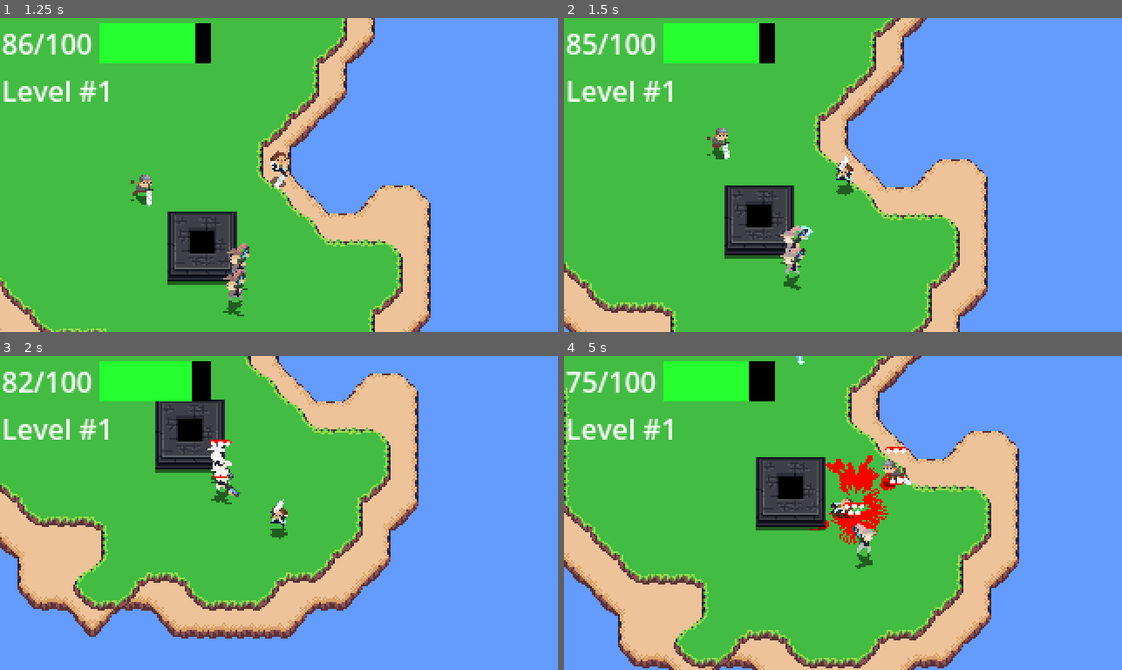
Above: before the commit, frames 1-4 (two rows, left to right).
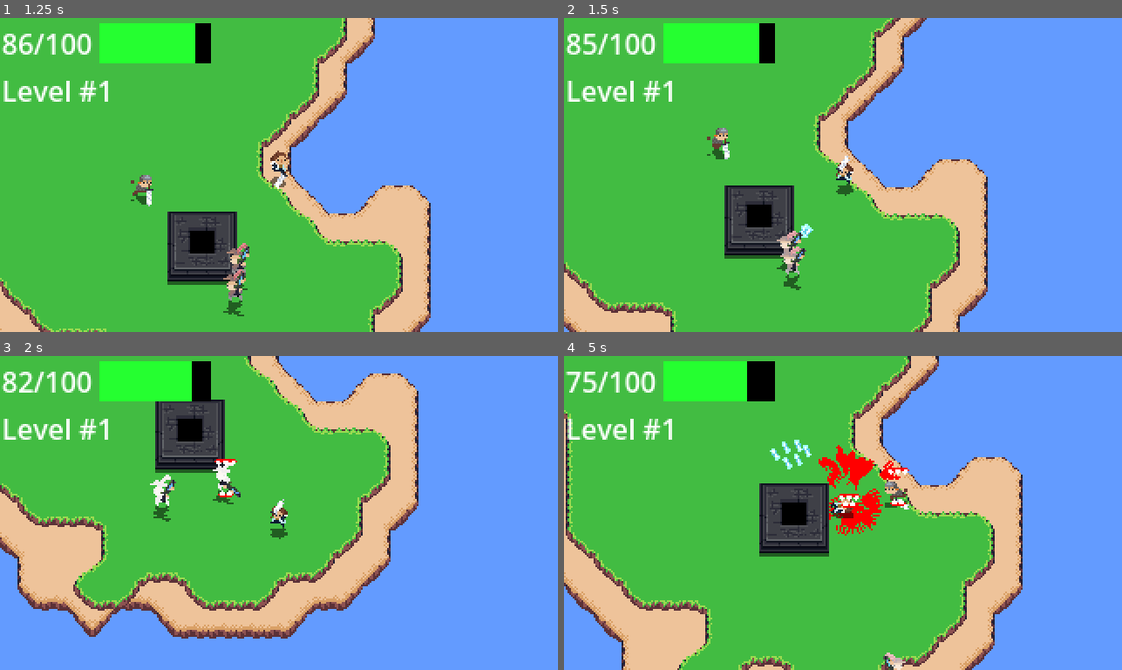
Above: after the commit, the same moments.

Repository: IAmCheeseman/cannibalism-game
Game: Godot game, scene res://scenes/world.tscn
Same seed, same stepped clock (60 frames per second), same inputs: the game is played once before the commit and once after it.
Inputs (mouse positions are in pixels of both pictures, inside the frame that each line leads up to):
- Up to frame 1 (1.25 s): move the mouse to (401, 159) at 0.52 s; hold D (right) from 0.53 s (still down); click (401, 159) at 0.6 s
- Up to frame 2 (1.5 s): move the mouse to (731, 190) at 1.27 s; release D (right) at 1.28 s; hold S (down) from 1.28 s (still down); tap Space (eat) at 1.35 s
- Up to frame 3 (2 s): keep holding S (down)
- Up to frame 4 (5 s): move the mouse to (898, 443) at 2.02 s; release S (down) at 2.03 s; hold D (right) 2.03-2.78 s; click (898, 443) at 2.1 s; move the mouse to (815, 575) at 2.77 s; hold W (up) 2.78-3.53 s; tap Space (eat) at 2.85, 4.35 s; move the mouse to (1010, 560) at 3.52 s; hold A (left) from 3.53 s (still down); click (1010, 560) at 3.6 s; move the mouse to (675, 465) at 4.27 s

Frame 1 is identical in both runs. In frame 2, 0.3% of the frame differs, in the area x 38-45%, y 65-82%; in frame 3, 0.8%; in frame 4, 24%, in the area x 0-83%, y 0-100%.

Commit message:
archer !!!!

Diff:
--- a/scenes/enemy/archer.gd
+++ b/scenes/enemy/archer.gd
@@ -2,6 +2,7 @@
 class_name Archer
 
 @onready var charge_up_timer: Timer = $ChargeUp
+@onready var flee_timer: Timer = $FleeTimer
 @onready var sprite: Sprite2D = $Sprite
 @onready var animation: AnimationPlayer = $AnimationPlayer
 @onready var soft_collision: SoftCollision = $SoftCollision
@@ -15,6 +16,7 @@
 
 var s_pursue := State.new("pursue", null, _pursue_process, null)
 var s_attack := State.new("attack", _attack_enter, _attack_process, _attack_exit)
+var s_flee := State.new("flee", _flee_enter, _flee_process, null)
 var state_machine := StateMachine.new()
 
 var target: Vector2
@@ -73,14 +75,26 @@
     var angle = spread_start + (i * spread)
     var direction = global_position.direction_to(shoot_target).rotated(angle)
     var bullet = BULLET.instantiate()
-    bullet.velocity = direction * 150
+    bullet.velocity = direction * randf_range(150, 175)
     bullet.global_position = global_position
     add_sibling(bullet)
 
   velocity = -global_position.direction_to(shoot_target) * 100
 
+func _flee_enter() -> void:
+  flee_timer.start()
+
+func _flee_process(delta: float) -> void:
+  var direction = -global_position.direction_to(Player.instance.global_position)
+  velocity = Utils.delta_lerp(velocity, direction * speed, accel, delta)
+  velocity += soft_collision.get_push_vector() * delta
+  move_and_slide()
+
 func _on_died() -> void:
   queue_free()
 
 func _on_charge_up_timeout() -> void:
+  state_machine.set_current(s_flee)
+
+func _on_flee_timeout() -> void:
   state_machine.set_current(s_pursue)
--- a/scenes/enemy/archer.tscn
+++ b/scenes/enemy/archer.tscn
@@ -141,5 +141,10 @@
 wait_time = 1.2
 one_shot = true
 
+[node name="FleeTimer" type="Timer" parent="."]
+wait_time = 0.75
+one_shot = true
+
 [connection signal="died" from="Health" to="." method="_on_died"]
 [connection signal="timeout" from="ChargeUp" to="." method="_on_charge_up_timeout"]
+[connection signal="timeout" from="FleeTimer" to="." method="_on_flee_timeout"]
--- a/scenes/stamina_low_vignette.tscn
+++ b/scenes/stamina_low_vignette.tscn
@@ -1,6 +1,6 @@
-[gd_scene load_steps=6 format=3 uid="uid://4dpg832l3moo"]
+[gd_scene load_steps=6 format=3 uid="uid://ct1givdvgrgfi"]
 
-[ext_resource type="Shader" path="res://shaders/vignette.gdshader" id="1_ga84o"]
+[ext_resource type="Shader" path="res://scenes/shaders/vignette.gdshader" id="1_ga84o"]
 [ext_resource type="Script" path="res://scenes/stamina_low_vignette.gd" id="2_5jccu"]
 
 [sub_resource type="FastNoiseLite" id="FastNoiseLite_ph8eb"]
Not shown: 2 places in scenes/enemy/archer.tscn that only renumber resources
Not shown: 1 places in scenes/hud.tscn that only renumber resources
Not shown: 1 places in scenes/player.tscn that only renumber resources
Not shown: 1 places in scenes/world.tscn that only renumber resources
Not shown: 1 places in scripts/world/forest.tres that only renumber resources
Binary file changed: translations/translations.en.translation
Not shown, added: scenes/enemy/_flee_enter,
